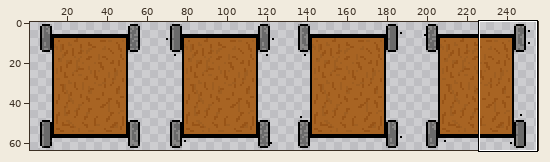
A sprite sheet gets an edit: JCL/JCL/Resources/Textures/CannonBase.png. Above, an overview of the earlier version with the close-up marked.
Close-up. The starting point:
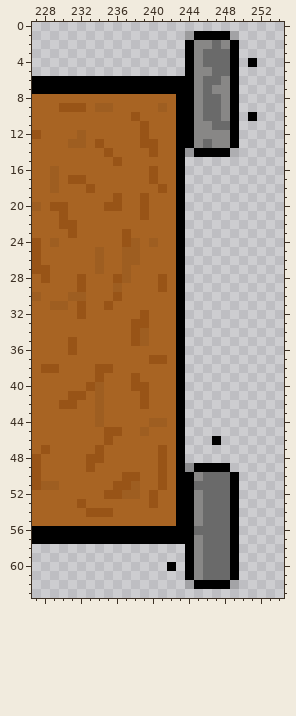
The file is 256x64 pixels. Pixels under 10% opacity are left out. Colours within 5 levels of each other are drawn and written as one. Shown: x 227..254, y 0..63. The wide view leaves out empty margins. The commit also changed other parts of the picture, which this record leaves out.
And afterwards:
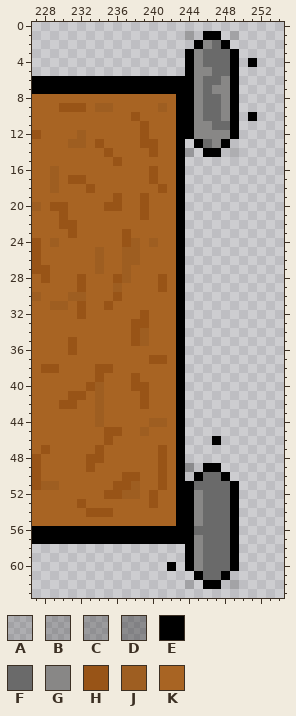
Palette (. is transparent): A #00000026  B #00000034  C #0000003e  D #00000052  E #000000  F #6a6a6a  G #888786  H #985417  J #9e5e21  K #a86423
The exact change:
@@ x 242..251 @@
  0 ..........
- 1 ..CEEEEA..
- 2 ..EGGFGE..
+ 1 ..C.EE.A..
+ 2 ...EGFE...
  3 ..EGFFFE..
@@ x 242..251 @@
 12 KEEGGGGE..
-13 KEEGFGGE..
-14 KEBEEEEA..
+13 KE.EFGE...
+14 KEB.EE.A..
 15 KE........
@@ x 242..251 @@
 48 KE........
-49 KEDEEEE...
-50 KEEGFFFE..
+49 KED.EE....
+50 KE.EFFE...
 51 KEEFFFFE..
@@ x 242..251 @@
 60 E.EGFFFE..
-61 ..EGFFFE..
-62 ..AEEEEB..
+61 ...EFFE...
+62 ..A.EE.B..
 63 ..........
Where, in picture pixels (left, top, right, bottom), the same in both close-ups:
changed: (185, 31, 239, 49)
changed: (185, 139, 239, 157)
changed: (185, 463, 239, 481)
changed: (185, 571, 239, 589)
